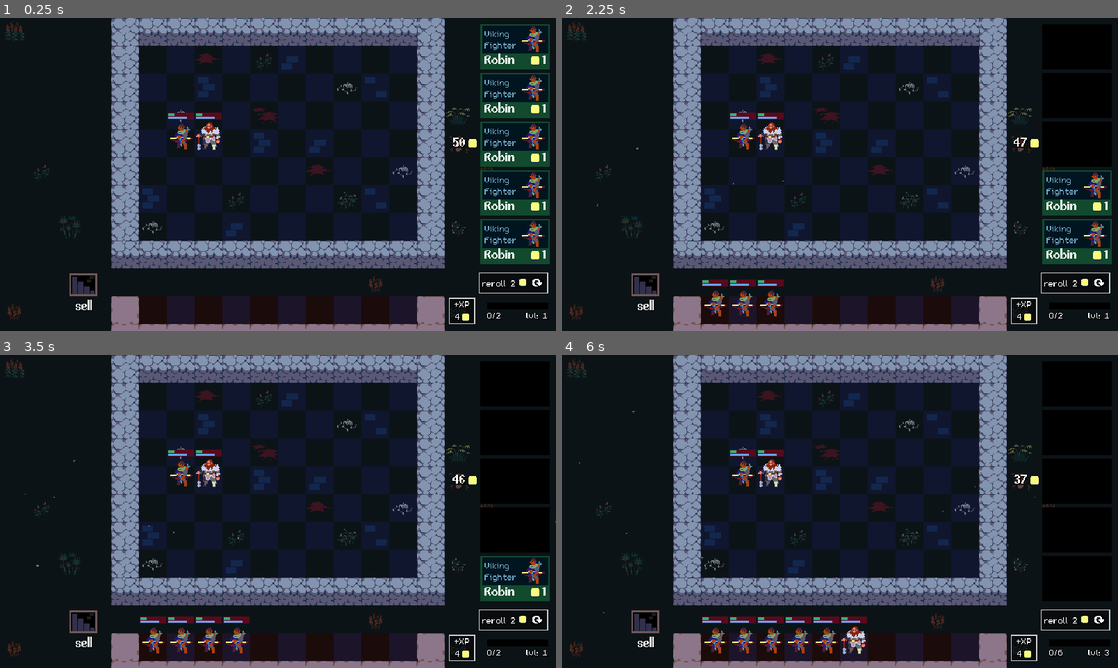
Above: before the commit, frames 1-4 (two rows, left to right).
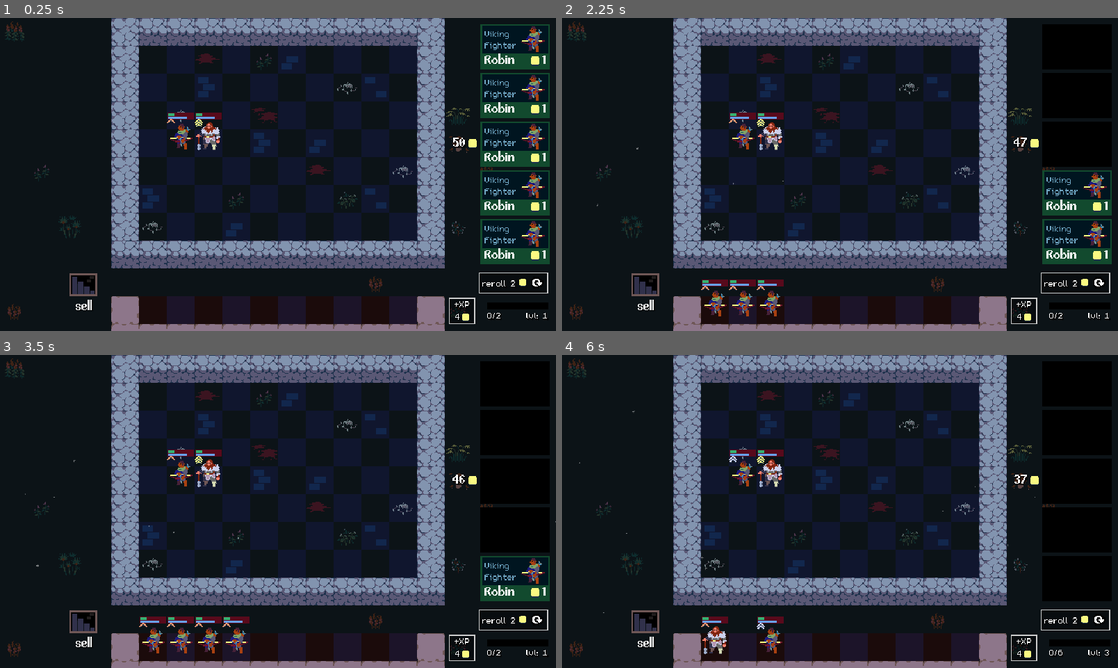
Above: after the commit, the same moments.

Repository: z-col/godot_autobattler
Game: Godot game, scene res://Scenes/Arena/Arena.tscn
The game is run twice, just before and just after one commit, with the same random seed, the same clock (stepped at 60 frames per second) and the same inputs.
Inputs (mouse positions are in pixels of both pictures, inside the frame that each line leads up to):
- Up to frame 1 (0.25 s): no input
- Up to frame 2 (2.25 s): click (1079, 46) at 0.52 s; click (1079, 96) at 1.27 s; click (1079, 143) at 2.02 s
- Up to frame 3 (3.5 s): click (517, 530) at 2.77 s
- Up to frame 4 (6 s): click (1079, 577) at 3.52 s; click (1023, 649) at 4.25 s; click (1073, 621) at 5 s; click (1079, 383) at 5.75 s

The runs differ from the first frame. In frame 1, less than 0.1% of the frame differs, in the area x 30-37%, y 32-35%; in frame 2, less than 0.1%; in frame 3, less than 0.1%; in frame 4, 1.4%, in the area x 25-55%, y 32-96%.

Commit message:
代码更新

Diff:
--- /dev/null
+++ b/Components/UnitAnimations.gd
@@ -0,0 +1,22 @@
+class_name UnitAnimations extends Node
+
+
+const COMBINE_ANIM_LENGTH: float = 0.6
+const COMBINE_ANIM_SCALE: Vector2 = Vector2(0.7, 0.7)
+const COMBINE_ANIM_ALPHA: float = 0.5
+
+
+@export var unit: Unit
+
+
+func play_combine_animation(target_position: Vector2) -> void:
+	var tween: Tween = create_tween().set_ease(Tween.EASE_OUT).set_trans(Tween.TRANS_CUBIC)
+
+	unit.health_bar.hide()
+	unit.mana_bar.hide()
+	unit.tier_icon.hide()
+
+	tween.tween_property(unit, "global_position", target_position, COMBINE_ANIM_LENGTH)
+	tween.parallel().tween_property(unit, "scale", COMBINE_ANIM_SCALE, COMBINE_ANIM_LENGTH)
+	tween.parallel().tween_property(unit, "modulate:a", COMBINE_ANIM_ALPHA, COMBINE_ANIM_LENGTH)
+	tween.tween_callback(unit.queue_free)
--- /dev/null
+++ b/Components/UnitCombiner.gd
@@ -0,0 +1,125 @@
+# 单位合成器 - 负责处理自走棋游戏中三个相同单位合成一个更高等级单位的逻辑
+class_name UnitCombiner extends Node
+
+# 缓冲计时器 - 防止频繁触发合成检查，优化性能
+@export var buffer_timer: Timer
+
+# 待处理的合成更新队列计数 - 当有多个合成请求时进行排队
+var queued_updates = 0
+# 动画控制器 - 用于管理合成动画序列
+var tween: Tween
+
+# 节点准备就绪时调用
+func _ready() -> void:
+	# 连接缓冲计时器的超时信号到处理函数
+	buffer_timer.timeout.connect(_on_buffer_timer_timeout)
+
+# 外部调用的入口函数 - 当需要检查单位合成时调用此函数
+func queue_unit_combination_update() -> void:
+	# 启动缓冲计时器，延迟执行实际的合成检查
+	buffer_timer.start()
+
+# 主合成方法 - 按指定等级处理单位合成
+func _update_unit_combinations(tier: int) -> void:
+	# 步骤1: 按名称分组指定等级的所有单位
+	var groups = _group_units_in_tier_by_name(tier)
+	# 步骤2: 从分组中找出所有可以合成的三连组合
+	var triplets: Array[Array] = _get_triplets_for_groups(groups)
+
+	# 如果没有找到可以合成的组合，直接调用完成回调
+	if triplets.is_empty():
+		_on_units_combined(tier)
+		return
+
+	# 步骤3: 创建动画序列控制器
+	tween = create_tween()
+
+	# 步骤4: 为每个三连组合创建动画序列
+	for combination in triplets:
+		# 添加合成单位的回调，绑定三个单位参数
+		tween.tween_callback(_combine_units.bind(combination[0], combination[1], combination[2]))
+		# 添加动画间隔，确保每个合成动画有序执行
+		tween.tween_interval(UnitAnimations.COMBINE_ANIM_LENGTH)
+
+	# 步骤5: 当所有动画完成后，调用合成完成回调（一次性连接）
+	tween.finished.connect(_on_units_combined.bind(tier), CONNECT_ONE_SHOT)
+
+# 执行实际的单位合成操作
+func _combine_units(unit1: Unit, unit2: Unit, unit3: Unit) -> void:
+	# 将第一个单位的等级提升1级（保留这个单位）
+	unit1.state.tier += 1
+	# 从单位组中移除第二个单位（将被销毁）
+	unit2.remove_from_group("units")
+	# 从单位组中移除第三个单位（将被销毁）
+	unit3.remove_from_group("units")
+	# 播放第二个单位的合成动画，飞向第一个单位的位置
+	unit2.animations.play_combine_animation(unit1.global_position + Arena.QUARTER_CELL_SIZE)
+	# 播放第三个单位的合成动画，飞向第一个单位的位置
+	unit3.animations.play_combine_animation(unit1.global_position + Arena.QUARTER_CELL_SIZE)
+
+# 按名称分组指定等级的所有单位
+func _group_units_in_tier_by_name(tier: int) -> Dictionary:
+	# 获取场景中所有标记为"units"组的单位
+	var units = get_tree().get_nodes_in_group("units")
+	# 过滤出指定等级的单位
+	var filtered_units = units.filter(
+		# 使用匿名函数作为过滤条件
+		func(unit: Unit):
+			return unit.state.tier == tier
+	)
+	# 创建空字典用于存储分组结果
+	var unit_groups = {}
+
+	# 遍历过滤后的单位，按名称进行分组
+	for unit: Unit in filtered_units:
+		if unit_groups.has(unit.state.name):
+			# 如果该名称已存在，将单位添加到对应数组中
+			unit_groups[unit.state.name].append(unit)
+		else:
+			# 如果该名称不存在，创建新数组并添加单位
+			unit_groups[unit.state.name] = [unit]
+
+	# 返回分组结果：{单位名称: [单位1, 单位2, ...]}
+	return unit_groups
+
+# 从分组中找出所有可以合成的三连组合
+func _get_triplets_for_groups(groups: Dictionary) -> Array[Array]:
+	# 存储所有可以升级的组合
+	var upgrades: Array[Array] = []
+
+	# 遍历每个单位名称的分组
+	for unit_name in groups:
+		# 获取该名称的所有单位
+		var current_units: Array = groups[unit_name]
+		# 只要该分组还有至少3个单位，就继续找组合
+		while current_units.size() >= 3:
+			# 取前3个单位作为一个合成组合
+			var combination = [current_units[0], current_units[1], current_units[2]]
+			# 添加到升级列表中
+			upgrades.append(combination)
+			# 从当前分组中移除这3个单位，继续寻找剩余的组合
+			current_units = current_units.slice(3)
+
+	# 返回所有找到的三连组合
+	return upgrades
+
+# 缓冲计时器超时时的处理函数
+func _on_buffer_timer_timeout() -> void:
+	# 增加待处理更新计数
+	queued_updates += 1
+
+	# 如果没有正在运行的动画，立即开始处理1级单位的合成
+	if not tween or not tween.is_running():
+		_update_unit_combinations(1)
+
+# 单位合成完成后的回调函数
+func _on_units_combined(tier: int) -> void:
+	if tier == 1:
+		# 如果刚刚完成的是1级单位合成，继续检查2级单位的合成
+		_update_unit_combinations(2)
+	else:
+		# 如果是2级单位合成完成，减少待处理计数
+		queued_updates -= 1
+		# 如果还有待处理的合成请求，继续处理1级单位合成
+		if queued_updates >= 1:
+			_update_unit_combinations(1)
--- a/Scenes/Arena/Arena.gd
+++ b/Scenes/Arena/Arena.gd
@@ -16,12 +16,14 @@
 const QUARTER_CELL_SIZE = Vector2(8, 8)
 
 
+@onready var sell_portal: SellPortal = $SellPortal
 @onready var unit_mover: UnitMover = $UnitMover
 @onready var unit_spawner: UnitSpawner = $UnitSpawner
-@onready var sell_portal: SellPortal = $SellPortal
+@onready var unit_combiner: UnitCombiner = $UnitCombiner
 @onready var shop: Shop = %Shop
 
 func _ready() -> void:
 	unit_spawner.unit_spawned.connect(unit_mover.setup_unit)
 	unit_spawner.unit_spawned.connect(sell_portal.setup_unit)
+	unit_spawner.unit_spawned.connect(unit_combiner.queue_unit_combination_update.unbind(1))
 	shop.unit_bought.connect(unit_spawner.spawn_unit)
--- a/Scenes/Arena/Arena.tscn
+++ b/Scenes/Arena/Arena.tscn
@@ -12,6 +12,7 @@
 [ext_resource type="Resource" uid="uid://b5lk1wyo4fkxn" path="res://Data/Units/Robin.tres" id="9_ramf0"]
 [ext_resource type="Script" uid="uid://drm16toxoskm0" path="res://Components/UnitSpawner.gd" id="11_8qqbc"]
 [ext_resource type="PackedScene" uid="uid://c25sttp3j4nqv" path="res://Scenes/SellPortal/SellPortal.tscn" id="12_vjiyp"]
+[ext_resource type="Script" uid="uid://bcdvb661h0ut4" path="res://Components/UnitCombiner.gd" id="13_iyhve"]
 [ext_resource type="PackedScene" uid="uid://b3x30iydxfbv1" path="res://Scenes/Shop/Shop.tscn" id="14_iyhve"]
 
 [sub_resource type="Curve" id="Curve_mugxw"]
@@ -126,6 +127,9 @@
 highlight_layer = NodePath("../HighLight")
 tile = Vector2i(3, 0)
 
+[node name="SellPortal" parent="." instance=ExtResource("12_vjiyp")]
+position = Vector2(80, 288)
+
 [node name="UnitMover" type="Node" parent="." node_paths=PackedStringArray("play_areas")]
 script = ExtResource("8_wcn2d")
 play_areas = [NodePath("../GameArea"), NodePath("../Bench")]
@@ -135,8 +139,13 @@
 bench = NodePath("../Bench")
 game_area = NodePath("../GameArea")
 
-[node name="SellPortal" parent="." instance=ExtResource("12_vjiyp")]
-position = Vector2(80, 288)
+[node name="UnitCombiner" type="Node" parent="." node_paths=PackedStringArray("buffer_timer")]
+script = ExtResource("13_iyhve")
+buffer_timer = NodePath("BufferTimer")
+metadata/_custom_type_script = "uid://bcdvb661h0ut4"
+
+[node name="BufferTimer" type="Timer" parent="UnitCombiner"]
+one_shot = true
 
 [node name="UI" type="CanvasLayer" parent="."]
 
--- /dev/null
+++ b/Scenes/TierIcon/TierIcon.gd
@@ -0,0 +1,31 @@
+class_name TierIcon extends TextureRect
+
+
+const TIER_ICONS: Dictionary = {
+	1: preload("res://assets/sprites/level1.png"),
+	2: preload("res://assets/sprites/level2.png"),
+	3: preload("res://assets/sprites/level3.png"),
+}
+
+
+@export var stats: UnitsState: set = set_stats
+
+
+func set_stats(value: UnitsState) -> void:
+	if stats == value:
+		return
+
+	stats = value
+
+	if stats == null:
+		return
+
+	if not is_node_ready():
+		await ready
+
+	stats.changed.connect(_on_stats_changed)
+	_on_stats_changed()
+
+
+func _on_stats_changed() -> void:
+	texture = TIER_ICONS[stats.tier]
--- /dev/null
+++ b/Scenes/TierIcon/TierIcon.tscn
@@ -0,0 +1,12 @@
+[gd_scene load_steps=3 format=3 uid="uid://yfisd36s5q8t"]
+
+[ext_resource type="Texture2D" uid="uid://cj1cl8jdui60n" path="res://assets/sprites/level1.png" id="1_wsw11"]
+[ext_resource type="Script" uid="uid://bxpkgtuhqo7g7" path="res://Scenes/TierIcon/TierIcon.gd" id="2_q7oj1"]
+
+[node name="TierIcon" type="TextureRect"]
+custom_minimum_size = Vector2(10, 10)
+offset_right = 10.0
+offset_bottom = 10.0
+texture = ExtResource("1_wsw11")
+stretch_mode = 5
+script = ExtResource("2_q7oj1")
--- a/Scenes/Unit/Unit.gd
+++ b/Scenes/Unit/Unit.gd
@@ -33,10 +33,11 @@
 @onready var skin: Sprite2D = %Skin
 @onready var health_bar: ProgressBar = $HealthBar
 @onready var mana_bar: ProgressBar = $ManaBar
+@onready var tier_icon: TierIcon = $TierIcon
 @onready var drag_and_drop: DragAndDrop = $DragAndDrop
 @onready var velocity_based_rotation: VelocityBasedRotation = $VelocityBasedRotation
 @onready var outline_highlighter: OutlineHighlighter = $OutlineHighlighter
-
+@onready var animations: UnitAnimations = $UnitAnimations
 
 var is_hovered: bool = false
 
@@ -65,7 +66,11 @@
 	if not is_node_ready():
 		await ready
 
+	if not Engine.is_editor_hint():
+		state = value.duplicate()
+
 	skin.region_rect.position = Vector2(state.skin_coordinates) * Arena.CELL_SIZE
+	tier_icon.stats = state
 
 
 func reset_after_dragging(starting_position: Vector2) -> void:
--- a/Scenes/Unit/Unit.tscn
+++ b/Scenes/Unit/Unit.tscn
@@ -1,12 +1,14 @@
-[gd_scene load_steps=13 format=3 uid="uid://bqofbpnw3luvf"]
+[gd_scene load_steps=15 format=3 uid="uid://bqofbpnw3luvf"]
 
 [ext_resource type="Script" uid="uid://bgpwkyo7mqlde" path="res://Scenes/Unit/Unit.gd" id="1_2x7x1"]
 [ext_resource type="Texture2D" uid="uid://cx1ivjobggp8n" path="res://assets/sprites/rogues.png" id="1_h2qe3"]
 [ext_resource type="Resource" uid="uid://ia7k5knsmpht" path="res://Data/Units/Bjorn.tres" id="2_lpqta"]
 [ext_resource type="Material" uid="uid://bb8m5fhpi4wqn" path="res://assets/shaders/2d_outline_shader.tres" id="3_jeoki"]
 [ext_resource type="Script" uid="uid://qlf2wu1uqkob" path="res://Components/DragAndDrop.gd" id="4_jx7uk"]
+[ext_resource type="PackedScene" uid="uid://yfisd36s5q8t" path="res://Scenes/TierIcon/TierIcon.tscn" id="5_5j70n"]
 [ext_resource type="Script" uid="uid://d0tumjr2bffm" path="res://Components/VelocityBasedRotation.gd" id="5_wolxi"]
 [ext_resource type="Script" uid="uid://blquih6dsyq4c" path="res://Components/OutlineHighlighter.gd" id="7_2wu3i"]
+[ext_resource type="Script" uid="uid://snmdf4qx8qyo" path="res://Components/UnitAnimations.gd" id="9_u5g62"]
 
 [sub_resource type="RectangleShape2D" id="RectangleShape2D_h2qe3"]
 size = Vector2(36, 36)
@@ -73,6 +75,10 @@
 value = 75.0
 show_percentage = false
 
+[node name="TierIcon" parent="." instance=ExtResource("5_5j70n")]
+offset_top = -12.0
+offset_bottom = -2.0
+
 [node name="DragAndDrop" type="Node" parent="." node_paths=PackedStringArray("target")]
 script = ExtResource("4_jx7uk")
 target = NodePath("..")
@@ -88,5 +94,10 @@
 outline_color = Color(0.83132, 0.38015562, 0.9081197, 1)
 outline_thickness = 2
 
+[node name="UnitAnimations" type="Node" parent="." node_paths=PackedStringArray("unit")]
+script = ExtResource("9_u5g62")
+unit = NodePath("..")
+metadata/_custom_type_script = "uid://snmdf4qx8qyo"
+
 [connection signal="mouse_entered" from="." to="." method="_on_mouse_entered"]
 [connection signal="mouse_exited" from="." to="." method="_on_mouse_exited"]
--- a/project.godot
+++ b/project.godot
@@ -29,10 +29,6 @@
 naming/scene_name_casing=1
 naming/script_name_casing=1
 
-[editor_plugins]
-
-enabled=PackedStringArray("res://addons/nodetree/plugin.cfg")
-
 [gui]
 
 theme/custom="uid://dfwyixi7xkn7k"
Not shown, added: Components/UnitAnimations.gd.uid
Not shown, added: Components/UnitCombiner.gd.uid
Not shown: 1 places in Scenes/Arena/Arena.tscn that only renumber resources
Not shown, added: Scenes/TierIcon/TierIcon.gd.uid
